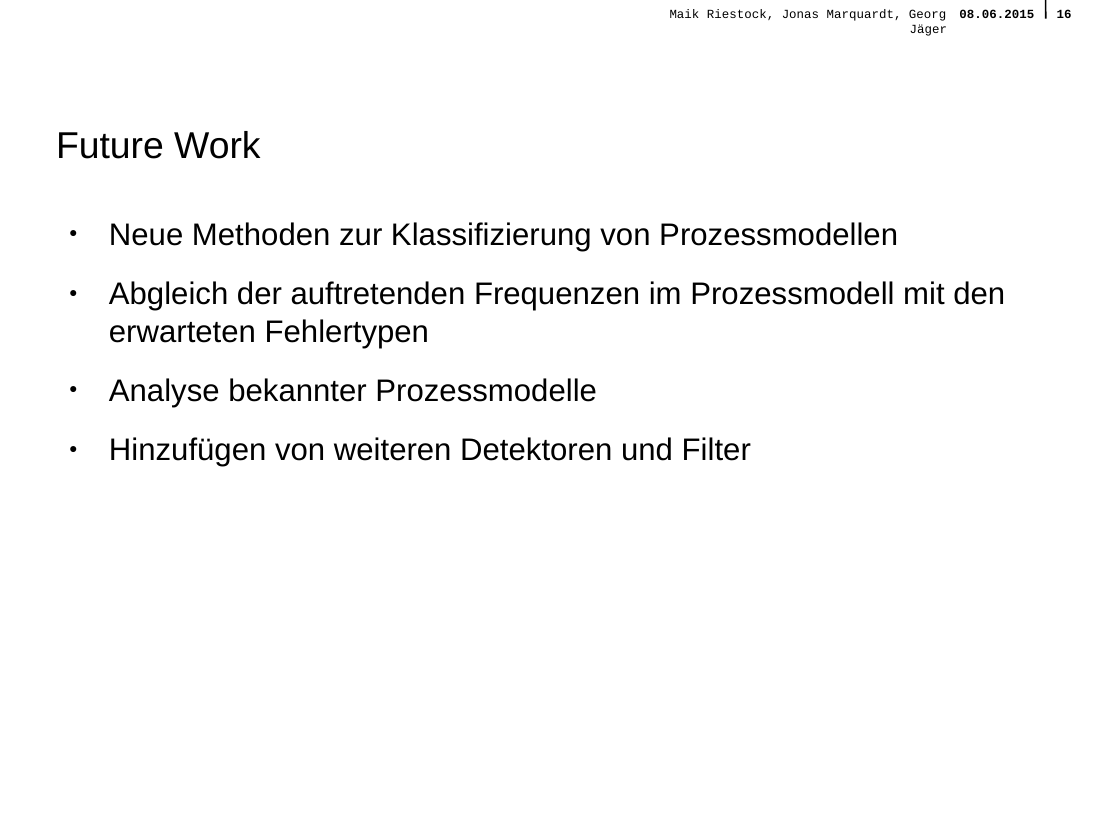
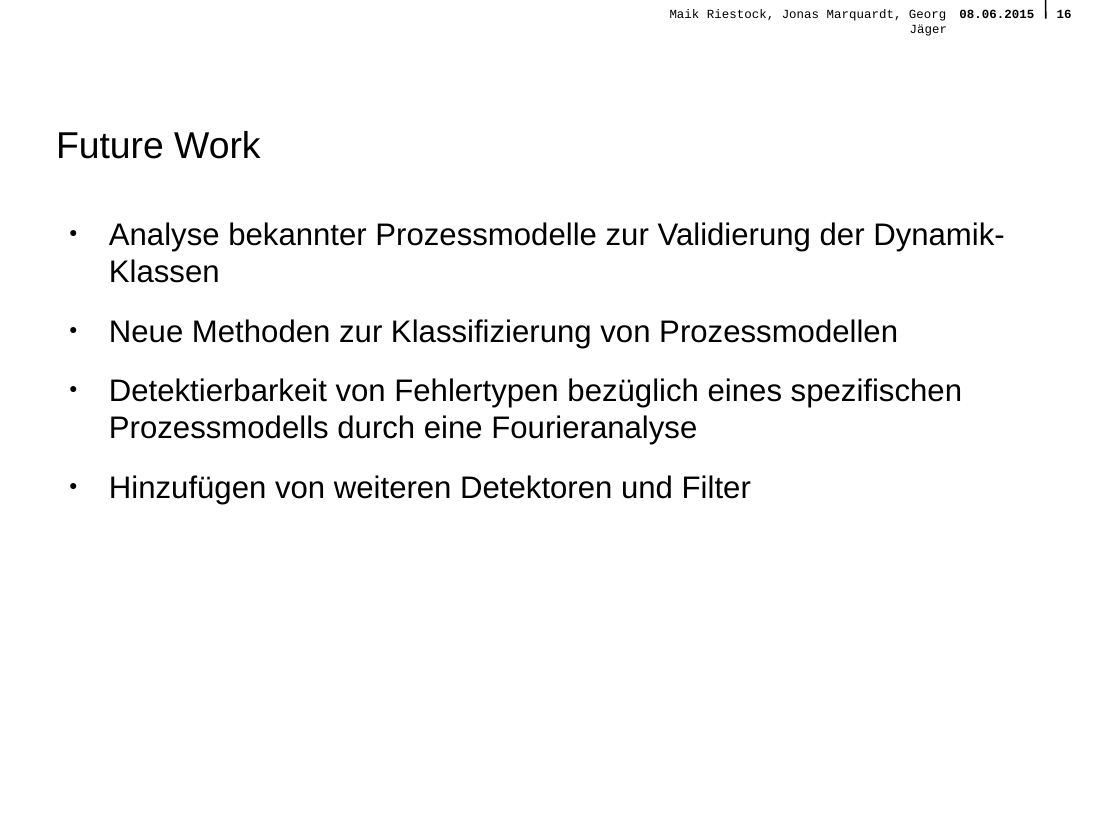
Before and after one commit to querquer/faultframework, a slide deck: slide 16 of Presentation/FinalePraesentationFramework.odp. Drawn at 1120x840 pixels with LibreOffice and Linux fonts; fonts in the diff are those of the drawing; background and template pictures are left out. Boxes give left, top, right and bottom in pixels: in the first picture for what was removed or moved away, otherwise in the second. Text is boxed around its words. In the diff, an @@ line names an element or a change of style, - is before the commit and + after.

```diff
--- a/Presentation/FinalePraesentationFramework.odp
+++ b/Presentation/FinalePraesentationFramework.odp
@@ text at (x1=109, y1=222, x2=1005, y2=283): paragraph added @@
+● Analyse bekannter Prozessmodelle zur Validierung der Dynamik-Klassen
@@ text at (x1=109, y1=378, x2=962, y2=445): text changed @@
-● Abgleich der auftretenden Frequenzen im Prozessmodell mit den erwarteten Fehlertypen
-● Analyse bekannter Prozessmodelle
+● Detektierbarkeit von Fehlertypen bezüglich eines spezifischen Prozessmodells durch eine Fourieranalyse
```
Also in this commit, not shown: 11 other slides changed.
